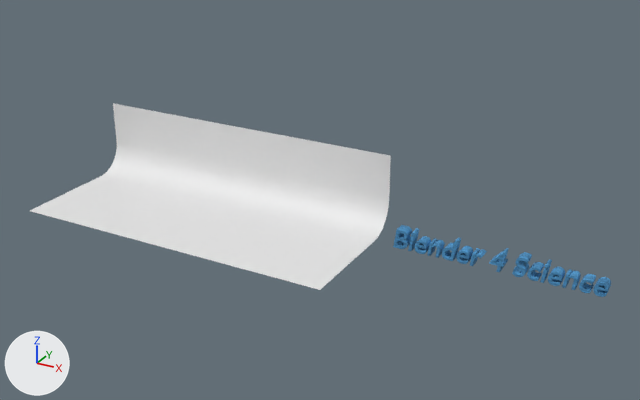
Two versions of the Blender file course_material/Text/Text_sandbox.blend, one commit apart.
One viewpoint serves both versions: a camera (50 mm lens) standing at (18.4, -25.2, 13.6) and looking at (4.7, -0.3, 1.2). Arrows for +X, +Y and +Z are at lower left; the lights stay in place. Text is drawn in Blender's own font.

Names of what the first picture shows: 'Blender4Science', 'Plane'.
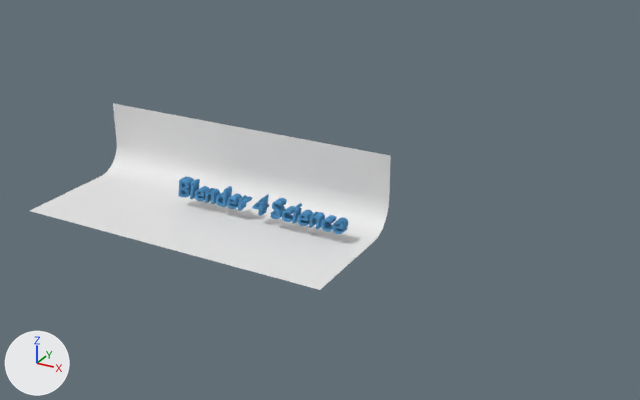
The change in detail:
Object 'Blender4Science' (ob_blender4science) moves from (7.43, 0.0, 0.0) to (-1.67, 0.0, 0.0).

Boxes (x1, y1, x2, y2) around the edits, measured in the pictures (640 x 400 px):
'Blender4Science', moved
    before: (393, 225, 611, 297)
    after: (178, 176, 348, 234)
